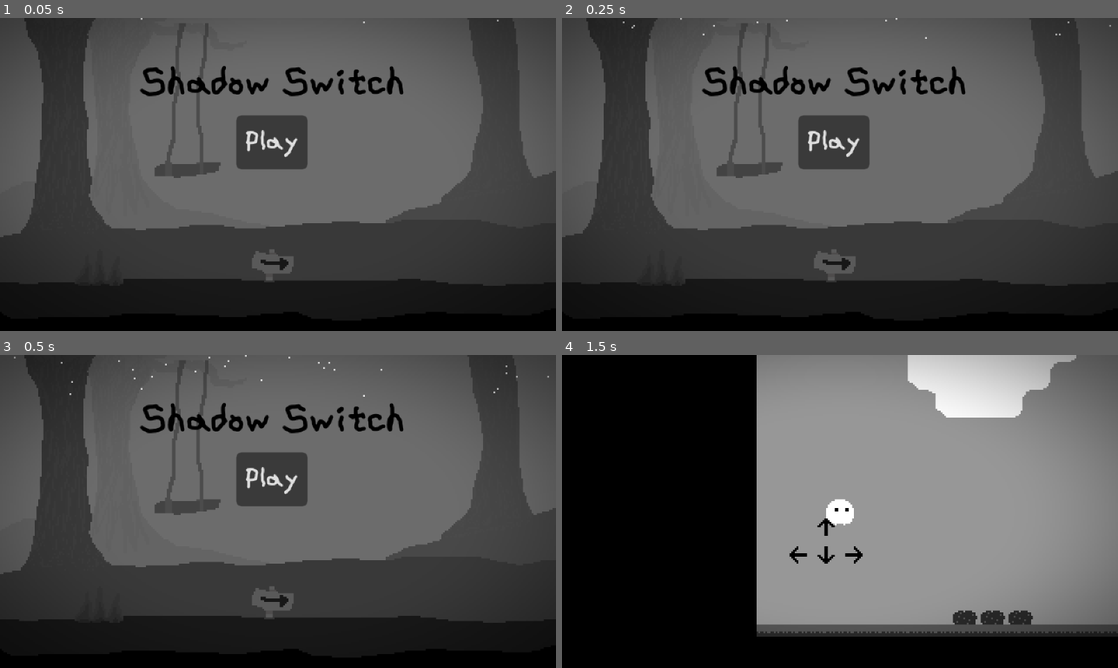
Above: before the commit, frames 1-4 (two rows, left to right).
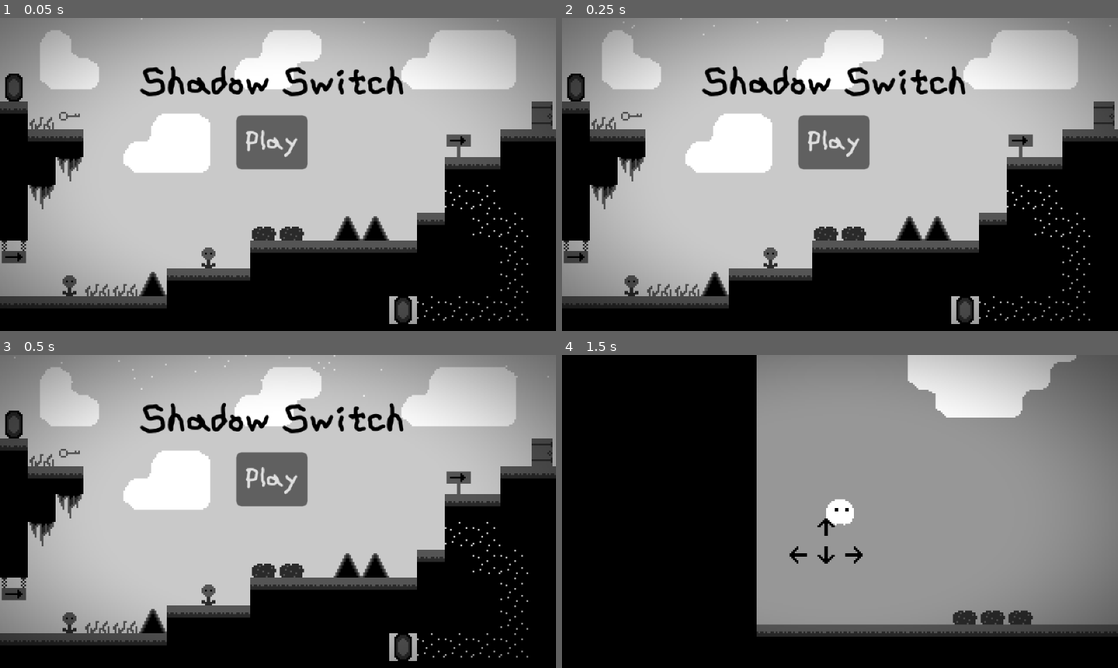
Above: after the commit, the same moments.

Repository: Shadow-Switch/Shadow-Switch
Game: Godot game, scene res://scenes/main.tscn
The game is run twice, just before and just after one commit, with the same random seed, the same clock (stepped at 60 frames per second) and the same inputs.
Inputs:
- Up to frame 1 (0.05 s): no input
- Up to frame 2 (0.25 s): no input
- Up to frame 3 (0.5 s): no input
- Up to frame 4 (1.5 s): click "Play" at 0.5 s; tap Enter (ui_accept) at 1.25 s; hold D (move_right) from 1.28 s (still down); tap X (switch_dimension) at 1.35 s

The runs differ from the first frame. In frame 1, 82% of the frame differs, in the area x 0-100%, y 0-98%; in frame 2, 82%; in frame 3, 82%; in frame 4, nothing differs.

Commit message:
main 화면에서 이미지 삭제

Diff:
--- a/scenes/main.tscn
+++ b/scenes/main.tscn
@@ -5,10 +5,7 @@
 [ext_resource type="TileSet" uid="uid://ca2vu0irk1js2" path="res://assets/others/tile_set.tres" id="2_0wfyh"]
 [ext_resource type="Script" uid="uid://b8nqgnrtmhow5" path="res://scripts/snow_generator.gd" id="3_tbgi4"]
 [ext_resource type="Material" uid="uid://blus7j0gava6p" path="res://assets/others/vignette_shader_material.tres" id="4_jyhfs"]
-[ext_resource type="Texture2D" uid="uid://cegmfohuywsqx" path="res://assets/images/main_bg.png" id="4_o6xl0"]
 [ext_resource type="AudioStream" uid="uid://c7f5ueu6728iq" path="res://assets/sounds/shadow_of_snow.ogg" id="6_tefeu"]
-
-[sub_resource type="ConcavePolygonShape2D" id="ConcavePolygonShape2D_ygwlt"]
 
 [sub_resource type="Theme" id="Theme_2pgb6"]
 
@@ -52,19 +49,9 @@
 script = ExtResource("3_tbgi4")
 
 [node name="TileMapLayer" type="TileMapLayer" parent="." unique_id=1068689370]
-visible = false
 z_index = 1
 tile_map_data = PackedByteArray("AAAAAAoABAAAAAAAAAABAAoABAAAAAAAAAACAAoABAAAAAAAAAADAAoABAAAAAAAAAAEAAoABAAAAAAAAAAFAA …(2288 unchanged characters)…
 tile_set = ExtResource("2_0wfyh")
-
-[node name="Area2D" type="Area2D" parent="." unique_id=504282383]
-
-[node name="CollisionShape2D" type="CollisionShape2D" parent="Area2D" unique_id=65674322]
-shape = SubResource("ConcavePolygonShape2D_ygwlt")
-
-[node name="Sprite2D" type="Sprite2D" parent="Area2D" unique_id=287889212]
-texture = ExtResource("4_o6xl0")
-centered = false
 
 [node name="Button" type="Button" parent="." unique_id=1529415620]
 z_index = 1
